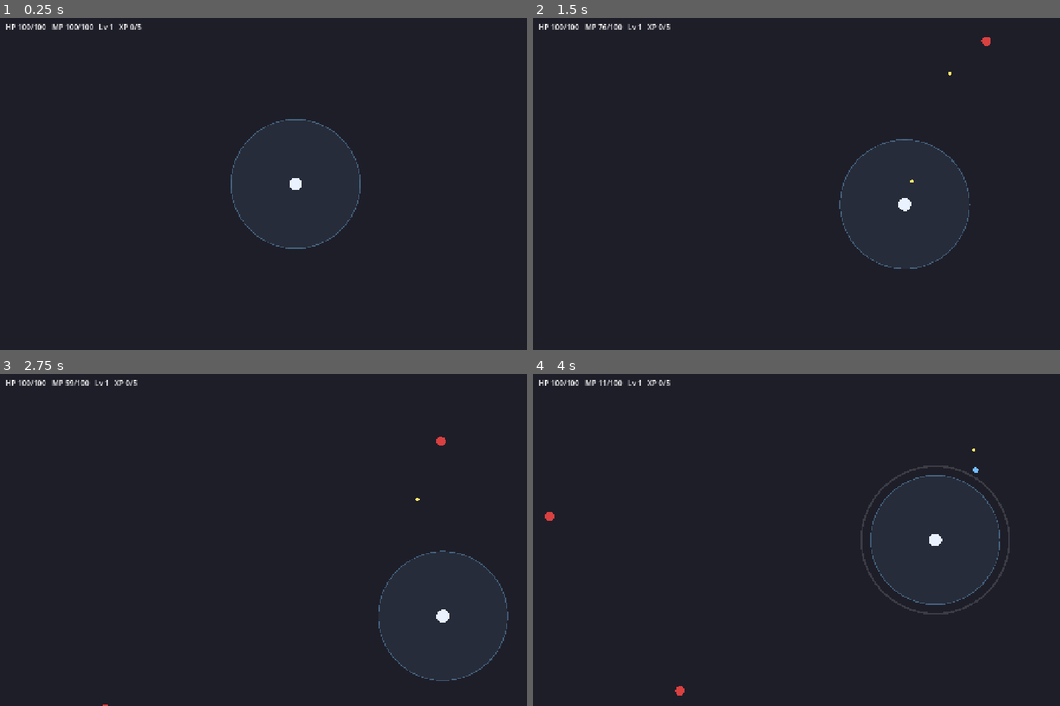
Above: before the commit, frames 1-4 (two rows, left to right).
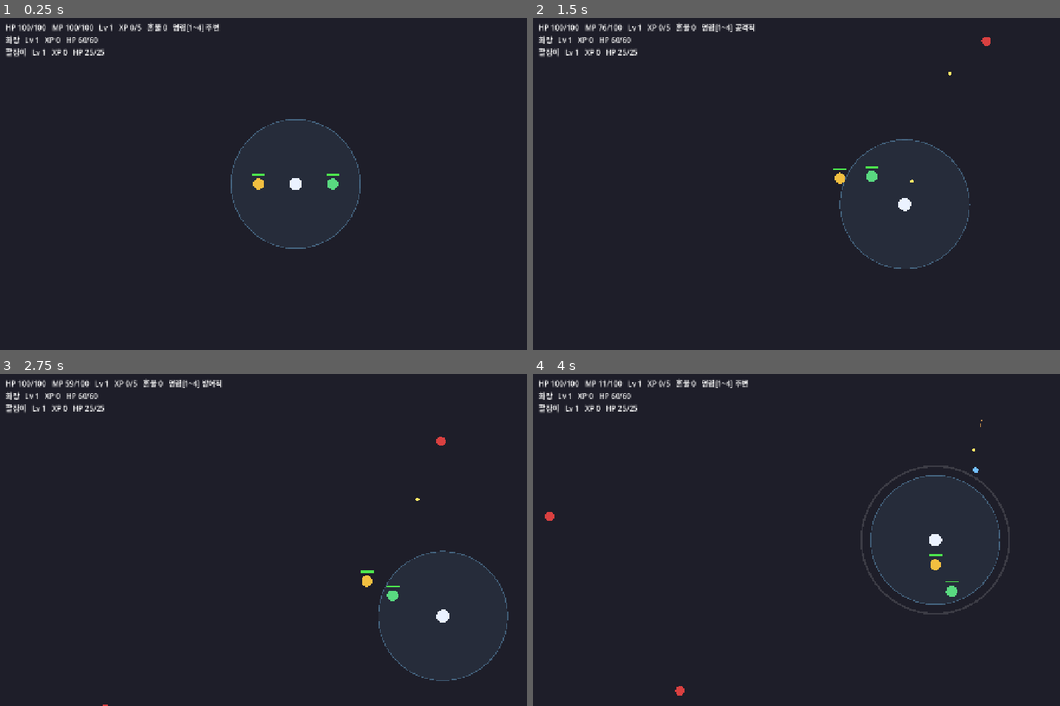
Above: after the commit, the same moments.

Repository: gyuha/gil-dong-mu
Game: Godot game, scene res://scenes/main.tscn
Same seed, same stepped clock (60 frames per second), same inputs: the game is played once before the commit and once after it.
Inputs (mouse positions are in pixels of both pictures, inside the frame that each line leads up to):
- Up to frame 1 (0.25 s): no input
- Up to frame 2 (1.5 s): tap Enter at 0.5 s; move the mouse to (959, 167) at 0.52 s; hold D 0.53-1.28 s; hold 1 0.53-1.28 s; click (959, 167) at 0.67 s; tap Space at 0.77 s; tap 2 at 0.8, 1.35 s; move the mouse to (712, 200) at 1.27 s; hold S from 1.28 s (still down)
- Up to frame 3 (2.75 s): tap Space at 1.52 s; tap 3 at 1.55 s; move the mouse to (353, 466) at 2.02 s; release S at 2.03 s; hold D from 2.03 s (still down); hold 3 from 2.03 s (still down); tap 4 at 2.3 s
- Up to frame 4 (4 s): move the mouse to (796, 606) at 2.77 s; release D at 2.78 s; release 3 at 2.78 s; hold W 2.78-3.53 s; tap 4 at 2.85 s; click (796, 606) at 2.92 s; tap Space at 3.02, 3.77 s; tap 1 at 3.05 s; move the mouse to (1007, 589) at 3.52 s; hold A from 3.53 s (still down); hold 1 from 3.53 s (still down); tap 2 at 3.8 s

The runs differ from the first frame. In frame 1, 0.9% of the frame differs, in the area x 1-65%, y 1-52%; in frame 2, 0.9%; in frame 3, 1.0%, in the area x 1-76%, y 1-69%; in frame 4, 0.9%.

Commit message:
feat(s4): 동료 2종(화랑·활잡이) 자율 전투 + 혼불 분배 + 명령 4종 — 순수 로직 TDD·헤드리스 스모크
Co-Authored-By: Claude Fable 5 <noreply@anthropic.com>

Diff:
--- /dev/null
+++ b/scripts/archer.gd
@@ -0,0 +1,22 @@
+# 활잡이 — 원거리 딜러. 낮은 HP, 먼 거리에서 화살을 쏜다.
+extends "res://scripts/companion.gd"
+
+const Arrow = preload("res://scripts/arrow.gd")
+
+
+func _init() -> void:
+	display_name = "활잡이"
+	max_hp = 25.0
+	speed = 160.0
+	attack_range = 320.0
+	attack_damage = 2
+	attack_cooldown = 1.1
+	body_color = Color(0.35, 0.85, 0.5)
+
+
+func _attack(enemy: Node2D) -> void:
+	var arrow := Arrow.new()
+	arrow.position = position
+	arrow.direction = (enemy.global_position - global_position).normalized()
+	arrow.damage = attack_damage
+	get_parent().add_child(arrow)
--- /dev/null
+++ b/scripts/arrow.gd
@@ -0,0 +1,31 @@
+# 화살 — 활잡이의 원거리 투사체. 직선 비행, 잡귀 명중 시 피해.
+extends Node2D
+
+const SPEED := 480.0
+const LIFETIME := 1.2
+const HIT_RADIUS := 12.0
+
+var direction := Vector2.RIGHT
+var damage := 2
+var _age := 0.0
+
+
+func _ready() -> void:
+	add_to_group("arrow")
+
+
+func _process(delta: float) -> void:
+	position += direction * SPEED * delta
+	_age += delta
+	if _age >= LIFETIME:
+		queue_free()
+		return
+	for enemy in get_tree().get_nodes_in_group("japgwi"):
+		if global_position.distance_to(enemy.global_position) <= HIT_RADIUS:
+			enemy.take_damage(damage)
+			queue_free()
+			return
+
+
+func _draw() -> void:
+	draw_line(-direction * 8.0, direction * 8.0, Color(0.75, 0.55, 0.3), 2.0)
--- /dev/null
+++ b/scripts/companion.gd
@@ -0,0 +1,104 @@
+# 동료 공통 — 자율 전투(타깃 선정→추적→공격), 명령 파라미터 반영, 후퇴·추종, 경험치·레벨.
+# 구체 수치·공격 방식은 서브클래스(화랑/활잡이)가 정한다.
+# 쓰러짐(downed)·구출은 S6 — 여기서는 HP 0이면 그 밤에서 이탈(소멸)한다.
+extends Node2D
+
+const CompanionAi = preload("res://scripts/logic/companion_ai.gd")
+const Command = preload("res://scripts/logic/command.gd")
+const Experience = preload("res://scripts/logic/experience.gd")
+
+const RADIUS := 12.0
+const ARENA := Vector2(1280, 720)
+const HP_BAR_WIDTH := 28.0
+
+var munyeo: Node2D
+var display_name := "동료"
+var max_hp := 40.0
+var hp := max_hp
+var level := 1
+var xp := 0
+var speed := 150.0
+var attack_range := 34.0
+var attack_damage := 2
+var attack_cooldown := 0.8
+var body_color := Color(0.8, 0.8, 0.8)
+
+var _attack_timer := 0.0
+
+
+func _ready() -> void:
+	add_to_group("companion")
+	hp = max_hp
+
+
+func _process(delta: float) -> void:
+	_attack_timer -= delta
+	queue_redraw()  # HP 바 갱신
+	if munyeo == null or not is_instance_valid(munyeo):
+		return
+	var params: Dictionary = Command.params(munyeo.command)
+	if CompanionAi.should_retreat(hp, max_hp, params["retreat_hp_ratio"]):
+		_move_toward(munyeo.global_position, params["follow_distance"], delta)
+		return
+	var enemies := get_tree().get_nodes_in_group("japgwi")
+	var positions: Array = []
+	for enemy in enemies:
+		positions.append(enemy.global_position)
+	var idx := CompanionAi.select_target(
+		global_position, munyeo.global_position, positions,
+		params["engage_range"], params["leash"],
+	)
+	if idx == -1:
+		_move_toward(munyeo.global_position, params["follow_distance"], delta)
+		return
+	var target: Node2D = enemies[idx]
+	if global_position.distance_to(target.global_position) > attack_range:
+		_move_toward(target.global_position, attack_range * 0.9, delta)
+	elif _attack_timer <= 0.0:
+		_attack_timer = attack_cooldown
+		_attack(target)
+
+
+# 기본은 근접 타격. 원거리 동료는 재정의한다.
+func _attack(enemy: Node2D) -> void:
+	enemy.take_damage(attack_damage)
+
+
+func take_damage(amount: int) -> void:
+	hp = maxf(hp - amount, 0.0)
+	if hp <= 0.0:
+		_die()
+
+
+func heal(amount: float) -> void:
+	hp = minf(hp + amount, max_hp)
+
+
+func gain_xp(amount: int) -> void:
+	var result := Experience.apply_xp(level, xp, amount)
+	if result["level"] > level:
+		print("%s 레벨 업! Lv %d" % [display_name, result["level"]])
+	level = result["level"]
+	xp = result["xp"]
+
+
+func _move_toward(dest: Vector2, stop_distance: float, delta: float) -> void:
+	var to_dest := dest - global_position
+	if to_dest.length() <= stop_distance:
+		return
+	position += to_dest.normalized() * speed * delta
+	position.x = clampf(position.x, RADIUS, ARENA.x - RADIUS)
+	position.y = clampf(position.y, RADIUS, ARENA.y - RADIUS)
+
+
+func _die() -> void:
+	print("%s 이탈 — 그 밤에서 빠진다 (쓰러짐·구출은 S6)" % display_name)
+	queue_free()
+
+
+func _draw() -> void:
+	draw_circle(Vector2.ZERO, RADIUS, body_color)
+	var ratio := clampf(hp / max_hp, 0.0, 1.0)
+	var bar_pos := Vector2(-HP_BAR_WIDTH / 2.0, -RADIUS - 10.0)
+	draw_rect(Rect2(bar_pos, Vector2(HP_BAR_WIDTH, 4.0)), Color(0.2, 0.2, 0.2))
+	draw_rect(Rect2(bar_pos, Vector2(HP_BAR_WIDTH * ratio, 4.0)), Color(0.3, 0.9, 0.3))
--- /dev/null
+++ b/scripts/hwarang.gd
@@ -0,0 +1,17 @@
+# 화랑 호위병 — 근접 탱커. 높은 HP, 근접 베기. "hwarang" 그룹으로 잡귀 어그로를 끈다.
+extends "res://scripts/companion.gd"
+
+
+func _init() -> void:
+	display_name = "화랑"
+	max_hp = 60.0
+	speed = 140.0
+	attack_range = 34.0
+	attack_damage = 2
+	attack_cooldown = 0.7
+	body_color = Color(0.95, 0.75, 0.25)
+
+
+func _ready() -> void:
+	super()
+	add_to_group("hwarang")
--- a/scripts/japgwi.gd
+++ b/scripts/japgwi.gd
@@ -1,13 +1,16 @@
 # 잡귀 — 무녀를 추적하는 기본 호드 적. 접촉 피해, 사망 시 혼불 드랍.
+# 어그로 반경 안에 화랑이 있으면 화랑을 우선 추적한다(근접 탱커의 어그로).
 extends Node2D
 
 const Soulfire = preload("res://scripts/soulfire.gd")
+const Targeting = preload("res://scripts/logic/targeting.gd")
 
 const RADIUS := 10.0
 const SPEED := 80.0
 const CONTACT_RADIUS := 26.0
 const CONTACT_DAMAGE := 8
 const CONTACT_INTERVAL := 0.6
+const AGGRO_RADIUS := 200.0
 
 var hp := 2
 var target: Node2D
@@ -22,15 +25,28 @@
 	_contact_timer -= delta
 	if target == null or not is_instance_valid(target):
 		return
-	var to_target := target.global_position - global_position
+	var chase := _chase_target()
+	var to_target := chase.global_position - global_position
 	if to_target.length() > CONTACT_RADIUS:
 		var speed := SPEED
 		if target.has_method("aura_speed_multiplier"):
 			speed *= target.aura_speed_multiplier(global_position)
 		position += to_target.normalized() * speed * delta
 	elif _contact_timer <= 0.0:
-		target.take_damage(CONTACT_DAMAGE)
+		chase.take_damage(CONTACT_DAMAGE)
 		_contact_timer = CONTACT_INTERVAL
+
+
+# 어그로 반경 안의 가장 가까운 화랑, 없으면 본래 타깃(무녀).
+func _chase_target() -> Node2D:
+	var hwarangs := get_tree().get_nodes_in_group("hwarang")
+	var positions: Array = []
+	for hwarang in hwarangs:
+		positions.append(hwarang.global_position)
+	var idx := Targeting.nearest_index(global_position, positions, AGGRO_RADIUS)
+	if idx != -1:
+		return hwarangs[idx]
+	return target
 
 
 func take_damage(amount: int) -> void:
--- /dev/null
+++ b/scripts/logic/command.gd
@@ -0,0 +1,44 @@
+# 명령(Command) — 동료 전체의 전투 성향을 전환하는 지시. 노드 비의존 순수 로직.
+# 주변(NEARBY)/공격적(AGGRESSIVE)/방어적(DEFENSIVE)/모여라(RALLY) 4종.
+extends RefCounted
+
+const NEARBY := 0
+const AGGRESSIVE := 1
+const DEFENSIVE := 2
+const RALLY := 3
+
+const NAMES := {
+	NEARBY: "주변",
+	AGGRESSIVE: "공격적",
+	DEFENSIVE: "방어적",
+	RALLY: "모여라",
+}
+
+
+# 명령별 동료 행동 파라미터.
+# leash: 적이 무녀에게서 이 거리 밖이면 쫓지 않는다.
+# engage_range: 동료가 적을 탐지·교전하는 최대 거리. 0이면 교전 금지.
+# retreat_hp_ratio: HP 비율이 이 값 미만이면 무녀에게 후퇴.
+# follow_distance: 교전 대상이 없을 때 무녀 곁에 서는 거리.
+static func params(command: int) -> Dictionary:
+	match command:
+		AGGRESSIVE:
+			return {
+				"leash": 1500.0, "engage_range": 800.0,
+				"retreat_hp_ratio": 0.0, "follow_distance": 160.0,
+			}
+		DEFENSIVE:
+			return {
+				"leash": 170.0, "engage_range": 220.0,
+				"retreat_hp_ratio": 0.5, "follow_distance": 100.0,
+			}
+		RALLY:
+			return {
+				"leash": 60.0, "engage_range": 0.0,
+				"retreat_hp_ratio": 0.0, "follow_distance": 60.0,
+			}
+		_:  # NEARBY가 기본값
+			return {
+				"leash": 260.0, "engage_range": 340.0,
+				"retreat_hp_ratio": 0.25, "follow_distance": 120.0,
+			}
--- /dev/null
+++ b/scripts/logic/companion_ai.gd
@@ -0,0 +1,30 @@
+# 동료 자율 전투 판단 — 타깃 선정·후퇴 판정. 노드 비의존 순수 로직.
+extends RefCounted
+
+
+# 동료에게 가장 가까운 적의 인덱스. 단, 적이 동료에게서 engage_range 안이고
+# 무녀에게서 leash 안이어야 한다(경계 포함). 없으면 -1, 동률이면 앞 인덱스.
+# engage_range 0 이하 = 교전 금지(항상 -1).
+static func select_target(
+	companion_pos: Vector2, munyeo_pos: Vector2, enemy_positions: Array,
+	engage_range: float, leash: float,
+) -> int:
+	if engage_range <= 0.0:
+		return -1
+	var best := -1
+	var best_dist := INF
+	for i in enemy_positions.size():
+		var dist: float = companion_pos.distance_to(enemy_positions[i])
+		if dist > engage_range:
+			continue
+		if munyeo_pos.distance_to(enemy_positions[i]) > leash:
+			continue
+		if dist < best_dist:
+			best_dist = dist
+			best = i
+	return best
+
+
+# HP 비율이 retreat_hp_ratio 미만이면 후퇴(경계는 후퇴하지 않음). ratio 0 = 후퇴 없음.
+static func should_retreat(hp: float, max_hp: float, retreat_hp_ratio: float) -> bool:
+	return hp / max_hp < retreat_hp_ratio
--- /dev/null
+++ b/scripts/logic/soulfire_share.gd
@@ -0,0 +1,23 @@
+# 혼불 분배 규칙 — 노드 비의존 순수 로직.
+# 무녀가 보유한 혼불을 share_radius 안의 가장 가까운 동료에게 전부 준다.
+extends RefCounted
+
+
+# companion_distances: 무녀→각 동료 거리 배열.
+# 반환 {"index": 받는 동료 인덱스(-1=분배 없음), "given": 준 양, "stock": 남은 보유량}.
+# 경계(거리 == share_radius) 포함, 동률이면 앞 인덱스.
+static func distribute(stock: int, companion_distances: Array, share_radius: float) -> Dictionary:
+	if stock <= 0:
+		return {"index": -1, "given": 0, "stock": stock}
+	var best := -1
+	var best_dist := INF
+	for i in companion_distances.size():
+		var dist: float = companion_distances[i]
+		if dist > share_radius:
+			continue
+		if dist < best_dist:
+			best_dist = dist
+			best = i
+	if best == -1:
+		return {"index": -1, "given": 0, "stock": stock}
+	return {"index": best, "given": stock, "stock": 0}
--- a/scripts/main.gd
+++ b/scripts/main.gd
@@ -1,8 +1,11 @@
-# 메인 오케스트레이션 — 무녀 배치, 잡귀 주기 스폰, HUD 갱신.
+# 메인 오케스트레이션 — 무녀·동료 배치(밤 시작 시), 잡귀 주기 스폰, HUD 갱신.
 extends Node2D
 
 const Munyeo = preload("res://scripts/munyeo.gd")
 const Japgwi = preload("res://scripts/japgwi.gd")
+const Hwarang = preload("res://scripts/hwarang.gd")
+const Archer = preload("res://scripts/archer.gd")
+const Command = preload("res://scripts/logic/command.gd")
 
 const SPAWN_INTERVAL := 1.5
 const SPAWN_MARGIN := 40.0
@@ -18,6 +21,8 @@
 	munyeo.name = "Munyeo"
 	munyeo.position = ARENA / 2.0
 	add_child(munyeo)
+	_spawn_companion(Hwarang, Vector2(-80, 0))
+	_spawn_companion(Archer, Vector2(80, 0))
 	hud = Label.new()
 	hud.position = Vector2(12, 8)
 	add_child(hud)
@@ -28,10 +33,25 @@
 	if _spawn_timer <= 0.0:
 		_spawn_timer = SPAWN_INTERVAL
 		_spawn_japgwi()
-	hud.text = "HP %d/%d   MP %d/%d   Lv %d   XP %d/%d" % [
+	var text := "HP %d/%d   MP %d/%d   Lv %d   XP %d/%d   혼불 %d   명령[1~4] %s" % [
 		munyeo.hp, munyeo.max_hp, int(munyeo.mp), int(munyeo.max_mp),
 		munyeo.level, munyeo.xp, munyeo.xp_to_next(),
+		munyeo.soulfire_stock, Command.NAMES[munyeo.command],
 	]
+	for companion in get_tree().get_nodes_in_group("companion"):
+		text += "\n%s   Lv %d   XP %d   HP %d/%d" % [
+			companion.display_name, companion.level, companion.xp,
+			int(companion.hp), int(companion.max_hp),
+		]
+	hud.text = text
+
+
+# 동료는 밤 시작 시 무녀 곁에 배치된다(구출 이벤트 연출은 Non-goal).
+func _spawn_companion(script: GDScript, offset: Vector2) -> void:
+	var companion: Node2D = script.new()
+	companion.munyeo = munyeo
+	companion.position = munyeo.position + offset
+	add_child(companion)
 
 
 func _spawn_japgwi() -> void:
--- a/scripts/munyeo.gd
+++ b/scripts/munyeo.gd
@@ -1,11 +1,14 @@
 # 무녀 — 플레이어 조작(WASD/방향키), 자동 주술(혼불 부적), HP, 혼불 수집·경험치,
-# 오라(영역 내 적 감속), MP(자연 회복), 밀쳐내기(스페이스, MP 소비).
+# 오라(영역 내 적 감속 + 동료 회복), MP(자연 회복), 밀쳐내기(스페이스, MP 소비),
+# 혼불 분배(보유 혼불을 근접 동료에게), 명령(1~4키 — 동료 성향 전환).
 extends Node2D
 
 const Targeting = preload("res://scripts/logic/targeting.gd")
 const Experience = preload("res://scripts/logic/experience.gd")
 const Aura = preload("res://scripts/logic/aura.gd")
 const Mp = preload("res://scripts/logic/mp.gd")
+const Command = preload("res://scripts/logic/command.gd")
+const SoulfireShare = preload("res://scripts/logic/soulfire_share.gd")
 const Talisman = preload("res://scripts/talisman.gd")
 
 const RADIUS := 14.0
@@ -18,6 +21,9 @@
 const AURA_RADIUS := 140.0
 const AURA_SLOW_MULTIPLIER := 0.5
 const AURA_LEVEL_DIFF_SCALE := 1.0  # 레벨차 정밀 보정 자리 — Non-goal, 상수만 둔다.
+const AURA_HEAL_RATE := 5.0  # 오라 안 동료 초당 회복량
+
+const SHARE_RADIUS := 90.0  # 이 거리 안 동료에게 보유 혼불을 자동 분배
 
 const MP_REGEN_RATE := 10.0  # 초당 회복량
 const REPEL_COST := 30.0
@@ -31,6 +37,8 @@
 var mp := max_mp
 var level := 1
 var xp := 0
+var command := Command.NEARBY
+var soulfire_stock := 0  # 동료에게 나눠줄 보유 혼불
 var _attack_timer := 0.0
 var _repel_key_held := false
 var _repel_flash := 0.0
@@ -40,8 +48,11 @@
 	_move(delta)
 	_auto_attack(delta)
 	_collect_soulfires()
+	_share_soulfires()
+	_heal_companions(delta)
 	mp = Mp.regen(mp, max_mp, MP_REGEN_RATE, delta)
 	_handle_repel_input()
+	_handle_command_input()
 	if _repel_flash > 0.0:
 		_repel_flash -= delta
 		queue_redraw()
@@ -132,7 +143,42 @@
 	for soulfire in get_tree().get_nodes_in_group("soulfire"):
 		if global_position.distance_to(soulfire.global_position) <= PICKUP_RADIUS:
 			gain_xp(soulfire.xp_value)
+			soulfire_stock += soulfire.xp_value
 			soulfire.queue_free()
+
+
+# 혼불 분배 — 보유 혼불을 SHARE_RADIUS 안 가장 가까운 동료에게 전부 준다.
+func _share_soulfires() -> void:
+	if soulfire_stock <= 0:
+		return
+	var companions := get_tree().get_nodes_in_group("companion")
+	var distances: Array = []
+	for companion in companions:
+		distances.append(global_position.distance_to(companion.global_position))
+	var result := SoulfireShare.distribute(soulfire_stock, distances, SHARE_RADIUS)
+	if result["index"] == -1:
+		return
+	companions[result["index"]].gain_xp(result["given"])
+	soulfire_stock = result["stock"]
+
+
+# 오라 회복 — AURA_RADIUS 안의 동료를 초당 AURA_HEAL_RATE 만큼 회복.
+func _heal_companions(delta: float) -> void:
+	for companion in get_tree().get_nodes_in_group("companion"):
+		if global_position.distance_to(companion.global_position) <= AURA_RADIUS:
+			companion.heal(AURA_HEAL_RATE * delta)
+
+
+# 명령 입력 — 1:주변 2:공격적 3:방어적 4:모여라.
+func _handle_command_input() -> void:
+	if Input.is_physical_key_pressed(KEY_1):
+		command = Command.NEARBY
+	elif Input.is_physical_key_pressed(KEY_2):
+		command = Command.AGGRESSIVE
+	elif Input.is_physical_key_pressed(KEY_3):
+		command = Command.DEFENSIVE
+	elif Input.is_physical_key_pressed(KEY_4):
+		command = Command.RALLY
 
 
 func _draw() -> void:
--- a/test/smoke_s3.gd
+++ b/test/smoke_s3.gd
@@ -24,9 +24,17 @@
 	var _dist_before := 0.0
 	var _slow_ok := false
 	var _check_wait := 0
+	var _companions_removed := false
 
 	func _process(_delta: float) -> void:
 		_frames += 1
+		# S4부터 배치되는 동료는 첫 프레임에 제거 — 이 스모크는 무녀 단독 오라·밀쳐내기
+		# 검증이 목적이고, 동료가 있으면 잡귀가 오라에 살아서 도달하지 못한다.
+		if not _companions_removed:
+			_companions_removed = true
+			for companion in get_tree().get_nodes_in_group("companion"):
+				companion.free()
+			return
 		if _frames > MAX_FRAMES:
 			printerr("SMOKE FAIL — 제한 프레임 초과 (phase %s)" % _phase)
 			get_tree().quit(1)
--- /dev/null
+++ b/test/smoke_s4.gd
@@ -0,0 +1,142 @@
+# S4 스모크 — 메인 씬을 띄우고 자동 조종으로
+# (1) 혼불 수집→동료 근접 분배로 동료가 Lv 2에 오르는지,
+# (2) 활잡이가 화살(원거리)을 쏘고 화랑이 근접 교전하는지,
+# (3) 모여라(키 4) 명령에 동료들이 무녀 곁으로 집결하는지 헤드리스로 검증한다.
+# 실행: godot --headless --fixed-fps 60 --script test/smoke_s4.gd
+# (test_runner가 수집하는 test_*.gd 가 아니므로 단위 테스트에는 포함되지 않는다.)
+extends SceneTree
+
+
+func _initialize() -> void:
+	var main: Node = load("res://scenes/main.tscn").instantiate()
+	root.add_child(main)
+	root.add_child(Monitor.new())
+
+
+class Monitor extends Node:
+	const Command = preload("res://scripts/logic/command.gd")
+
+	const MAX_FRAMES := 18000  # 고정 60fps 기준 300 게임초
+	const DEADZONE := 8.0
+	const RALLY_MARGIN := 20.0
+
+	var _frames := 0
+	var _phase := "level_companion"  # level_companion → rally → check_rally
+	var _held := {}
+	var _arrow_seen := false
+	var _melee_seen := false
+	var _rally_frames := 0
+
+	func _process(_delta: float) -> void:
+		_frames += 1
+		if _frames > MAX_FRAMES:
+			printerr("SMOKE FAIL — 제한 프레임 초과 (phase %s, arrow %s, melee %s)" % [
+				_phase, str(_arrow_seen), str(_melee_seen),
+			])
+			get_tree().quit(1)
+			return
+		var munyeo: Node2D = get_node_or_null("/root/Main/Munyeo")
+		if munyeo == null:
+			return
+		var companions := get_tree().get_nodes_in_group("companion")
+		if companions.size() < 2:
+			printerr("SMOKE FAIL — 동료가 %d명 (2명이어야 함, frame %d)" % [
+				companions.size(), _frames,
+			])
+			get_tree().quit(1)
+			return
+		_observe_traits(companions)
+		match _phase:
+			"level_companion":
+				_level_companion(munyeo, companions)
+			"rally":
+				_start_rally(munyeo)
+			"check_rally":
+				_check_rally(munyeo, companions)
+
+	# 성향 관찰 — 화살 존재(활잡이 원거리), 화랑이 잡귀와 근접 교전.
+	func _observe_traits(companions: Array) -> void:
+		if not _arrow_seen and not get_tree().get_nodes_in_group("arrow").is_empty():
+			_arrow_seen = true
+		if _melee_seen:
+			return
+		for hwarang in get_tree().get_nodes_in_group("hwarang"):
+			for japgwi in get_tree().get_nodes_in_group("japgwi"):
+				if hwarang.global_position.distance_to(japgwi.global_position) \
+						<= hwarang.attack_range:
+					_melee_seen = true
+					return
+
+	# 혼불을 주워(보유) 동료에게 다가가 분배 — 아무 동료나 Lv 2 도달까지.
+	# 성향(화살·근접 교전)까지 관찰돼야 모여라 단계로 넘어간다(모여라 후엔 교전 안 함).
+	func _level_companion(munyeo: Node2D, companions: Array) -> void:
+		for companion in companions:
+			if companion.level >= 2 and _arrow_seen and _melee_seen:
+				print("분배 확인 — %s Lv %d (frame %d, arrow/melee 관찰됨)" % [
+					companion.display_name, companion.level, _frames,
+				])
+				_release_all()
+				_phase = "rally"
+				return
+		var dest := Vector2.ZERO
+		var has_dest := false
+		if munyeo.soulfire_stock > 0:
+			dest = _nearest_in_group(munyeo, "companion")
+			has_dest = true
+		else:
+			var soulfires := get_tree().get_nodes_in_group("soulfire")
+			if not soulfires.is_empty():
+				dest = _nearest_in_group(munyeo, "soulfire")
+				has_dest = true
+		if has_dest:
+			_steer(munyeo, dest)
+		else:
+			_release_all()
+
+	func _start_rally(munyeo: Node2D) -> void:
+		_set_key(KEY_4, true)
+		if munyeo.command == Command.RALLY:
+			_set_key(KEY_4, false)
+			_phase = "check_rally"
+
+	func _check_rally(munyeo: Node2D, companions: Array) -> void:
+		var rally_distance: float = Command.params(Command.RALLY)["follow_distance"] \
+				+ RALLY_MARGIN
+		for companion in companions:
+			if munyeo.global_position.distance_to(companion.global_position) > rally_distance:
+				return
+		_rally_frames += 1
+		if _rally_frames < 10:  # 우연한 통과 방지 — 10프레임 유지 확인
+			return
+		print("SMOKE OK — 분배 레벨업 + 모여라 집결 + 화살/근접 성향 (frame %d)" % _frames)
+		get_tree().quit(0)
+
+	func _nearest_in_group(origin: Node2D, group: String) -> Vector2:
+		var nearest := Vector2.ZERO
+		var best := INF
+		for node in get_tree().get_nodes_in_group(group):
+			var dist: float = origin.global_position.distance_to(node.global_position)
+			if dist < best:
+				best = dist
+				nearest = node.global_position
+		return nearest
+
+	func _steer(munyeo: Node2D, dest: Vector2) -> void:
+		var dir := dest - munyeo.global_position
+		_set_key(KEY_A, dir.x < -DEADZONE)
+		_set_key(KEY_D, dir.x > DEADZONE)
+		_set_key(KEY_W, dir.y < -DEADZONE)
+		_set_key(KEY_S, dir.y > DEADZONE)
+
+	func _release_all() -> void:
+		for keycode in [KEY_A, KEY_D, KEY_W, KEY_S]:
+			_set_key(keycode, false)
+
+	func _set_key(keycode: Key, pressed: bool) -> void:
+		if _held.get(keycode, false) == pressed:
+			return
+		_held[keycode] = pressed
+		var ev := InputEventKey.new()
+		ev.physical_keycode = keycode
+		ev.pressed = pressed
+		Input.parse_input_event(ev)
--- /dev/null
+++ b/test/test_command.gd
@@ -0,0 +1,50 @@
+# 명령 4종(주변/공격적/방어적/모여라)별 행동 파라미터 순수 로직 테스트.
+extends "res://test/test_case.gd"
+
+const Command = preload("res://scripts/logic/command.gd")
+
+const REQUIRED_KEYS := ["leash", "engage_range", "retreat_hp_ratio", "follow_distance"]
+
+
+func test_all_commands_have_required_keys() -> void:
+	for cmd in [Command.NEARBY, Command.AGGRESSIVE, Command.DEFENSIVE, Command.RALLY]:
+		var p := Command.params(cmd)
+		for key in REQUIRED_KEYS:
+			assert_true(p.has(key), "command %d missing key %s" % [cmd, key])
+
+
+func test_leash_order_aggressive_widest_defensive_narrow() -> void:
+	var nearby := Command.params(Command.NEARBY)
+	var aggressive := Command.params(Command.AGGRESSIVE)
+	var defensive := Command.params(Command.DEFENSIVE)
+	assert_true(aggressive["leash"] > nearby["leash"], "공격적 leash가 주변보다 넓어야 함")
+	assert_true(nearby["leash"] > defensive["leash"], "주변 leash가 방어적보다 넓어야 함")
+
+
+func test_engage_range_aggressive_wider_than_nearby() -> void:
+	assert_true(
+		Command.params(Command.AGGRESSIVE)["engage_range"]
+		> Command.params(Command.NEARBY)["engage_range"],
+	)
+
+
+func test_rally_disables_engagement() -> void:
+	assert_almost_eq(Command.params(Command.RALLY)["engage_range"], 0.0)
+
+
+func test_rally_follow_distance_is_smallest() -> void:
+	var rally: float = Command.params(Command.RALLY)["follow_distance"]
+	for cmd in [Command.NEARBY, Command.AGGRESSIVE, Command.DEFENSIVE]:
+		assert_true(rally < Command.params(cmd)["follow_distance"],
+			"모여라 follow_distance가 command %d 보다 작아야 함" % cmd)
+
+
+func test_retreat_ratio_defensive_highest_aggressive_zero() -> void:
+	var nearby: float = Command.params(Command.NEARBY)["retreat_hp_ratio"]
+	var defensive: float = Command.params(Command.DEFENSIVE)["retreat_hp_ratio"]
+	assert_true(defensive > nearby, "방어적 후퇴 기준이 주변보다 높아야 함")
+	assert_almost_eq(Command.params(Command.AGGRESSIVE)["retreat_hp_ratio"], 0.0)
+
+
+func test_unknown_command_falls_back_to_nearby() -> void:
+	assert_eq(Command.params(99), Command.params(Command.NEARBY))
--- /dev/null
+++ b/test/test_companion_ai.gd
@@ -0,0 +1,70 @@
+# 동료 타깃 선정 + 후퇴 판정 순수 로직 테스트.
+extends "res://test/test_case.gd"
+
+const CompanionAi = preload("res://scripts/logic/companion_ai.gd")
+
+
+# --- select_target: 동료 기준 가장 가까운 적, engage_range·leash 제약 ---
+
+func test_empty_enemies_returns_minus_one() -> void:
+	assert_eq(CompanionAi.select_target(Vector2.ZERO, Vector2.ZERO, [], 300.0, 300.0), -1)
+
+
+func test_selects_nearest_enemy() -> void:
+	var enemies := [Vector2(200, 0), Vector2(50, 0), Vector2(100, 0)]
+	assert_eq(CompanionAi.select_target(Vector2.ZERO, Vector2.ZERO, enemies, 300.0, 300.0), 1)
+
+
+func test_enemy_beyond_engage_range_excluded() -> void:
+	var enemies := [Vector2(250, 0)]
+	assert_eq(CompanionAi.select_target(Vector2.ZERO, Vector2.ZERO, enemies, 200.0, 999.0), -1)
+
+
+func test_enemy_beyond_leash_excluded_even_if_close_to_companion() -> void:
+	# 동료는 적 바로 옆이지만, 적이 무녀에게서 leash 밖이면 쫓지 않는다.
+	var companion := Vector2(500, 0)
+	var munyeo := Vector2.ZERO
+	var enemies := [Vector2(520, 0)]
+	assert_eq(CompanionAi.select_target(companion, munyeo, enemies, 300.0, 200.0), -1)
+
+
+func test_leash_filters_to_farther_but_allowed_enemy() -> void:
+	# 가까운 적이 leash 밖이면, leash 안의 더 먼 적을 고른다.
+	var companion := Vector2(300, 0)
+	var munyeo := Vector2.ZERO
+	var enemies := [Vector2(350, 0), Vector2(200, 0)]
+	assert_eq(CompanionAi.select_target(companion, munyeo, enemies, 400.0, 250.0), 1)
+
+
+func test_zero_engage_range_never_targets() -> void:
+	var enemies := [Vector2.ZERO]
+	assert_eq(CompanionAi.select_target(Vector2.ZERO, Vector2.ZERO, enemies, 0.0, 300.0), -1)
+
+
+func test_tie_prefers_front_index() -> void:
+	var enemies := [Vector2(100, 0), Vector2(-100, 0)]
+	assert_eq(CompanionAi.select_target(Vector2.ZERO, Vector2.ZERO, enemies, 300.0, 300.0), 0)
+
+
+func test_boundary_distances_inclusive() -> void:
+	# engage_range와 leash 경계값은 포함.
+	var enemies := [Vector2(200, 0)]
+	assert_eq(CompanionAi.select_target(Vector2.ZERO, Vector2.ZERO, enemies, 200.0, 200.0), 0)
+
+
+# --- should_retreat: HP 비율이 기준 미만이면 후퇴 ---
+
+func test_retreat_below_ratio() -> void:
+	assert_true(CompanionAi.should_retreat(10.0, 100.0, 0.25))
+
+
+func test_no_retreat_at_exact_ratio() -> void:
+	assert_false(CompanionAi.should_retreat(25.0, 100.0, 0.25))
+
+
+func test_no_retreat_with_zero_ratio() -> void:
+	assert_false(CompanionAi.should_retreat(1.0, 100.0, 0.0))
+
+
+func test_no_retreat_at_full_hp() -> void:
+	assert_false(CompanionAi.should_retreat(100.0, 100.0, 0.5))
--- /dev/null
+++ b/test/test_soulfire_share.gd
@@ -0,0 +1,41 @@
+# 혼불 분배 규칙 순수 로직 테스트 — 보유 혼불을 반경 내 가장 가까운 동료에게 전부 준다.
+extends "res://test/test_case.gd"
+
+const SoulfireShare = preload("res://scripts/logic/soulfire_share.gd")
+
+
+func test_zero_stock_gives_nothing() -> void:
+	var result := SoulfireShare.distribute(0, [10.0], 90.0)
+	assert_eq(result["index"], -1)
+	assert_eq(result["given"], 0)
+	assert_eq(result["stock"], 0)
+
+
+func test_no_companions_keeps_stock() -> void:
+	var result := SoulfireShare.distribute(5, [], 90.0)
+	assert_eq(result["index"], -1)
+	assert_eq(result["stock"], 5)
+
+
+func test_none_in_radius_keeps_stock() -> void:
+	var result := SoulfireShare.distribute(5, [120.0, 200.0], 90.0)
+	assert_eq(result["index"], -1)
+	assert_eq(result["stock"], 5)
+
+
+func test_nearest_in_radius_gets_entire_stock() -> void:
+	var result := SoulfireShare.distribute(7, [80.0, 40.0, 95.0], 90.0)
+	assert_eq(result["index"], 1)
+	assert_eq(result["given"], 7)
+	assert_eq(result["stock"], 0)
+
+
+func test_boundary_distance_inclusive() -> void:
+	var result := SoulfireShare.distribute(3, [90.0], 90.0)
+	assert_eq(result["index"], 0)
+	assert_eq(result["given"], 3)
+
+
+func test_tie_prefers_front_index() -> void:
+	var result := SoulfireShare.distribute(2, [50.0, 50.0], 90.0)
+	assert_eq(result["index"], 0)
Not shown, added: scripts/archer.gd.uid
Not shown, added: scripts/arrow.gd.uid
Not shown, added: scripts/companion.gd.uid
Not shown, added: scripts/hwarang.gd.uid
Not shown, added: scripts/logic/command.gd.uid
Not shown, added: scripts/logic/companion_ai.gd.uid
Not shown, added: scripts/logic/soulfire_share.gd.uid
Not shown, added: test/smoke_s4.gd.uid
Not shown, added: test/test_command.gd.uid
Not shown, added: test/test_companion_ai.gd.uid
Not shown, added: test/test_soulfire_share.gd.uid
